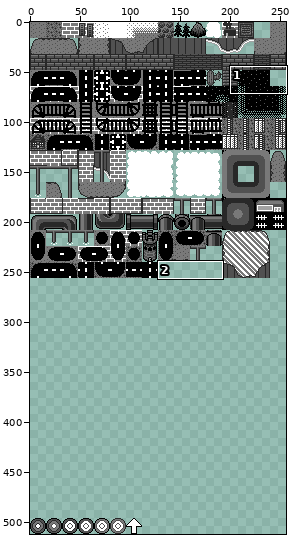
Sprite sheet -- bin/assets/img/tilesets/ow.png. Above: a wide view before the commit, with the close-up outlined.
Close-up. Before the edit:
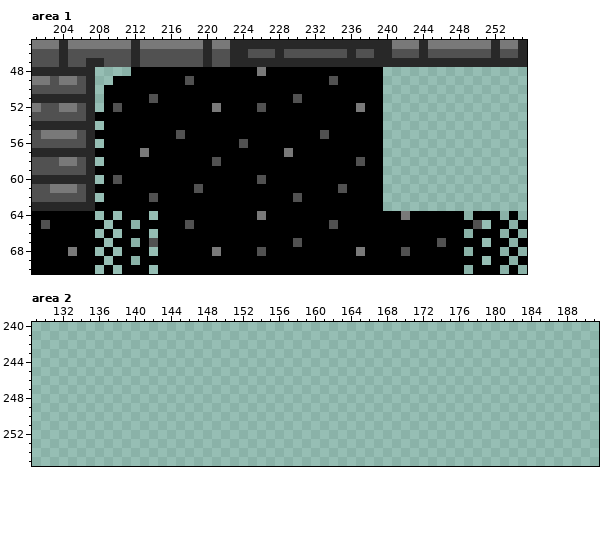
The file is 256x512 pixels. Shown: area 1: x 201..255, y 45..70; area 2: x 129..191, y 240..255.
The result:
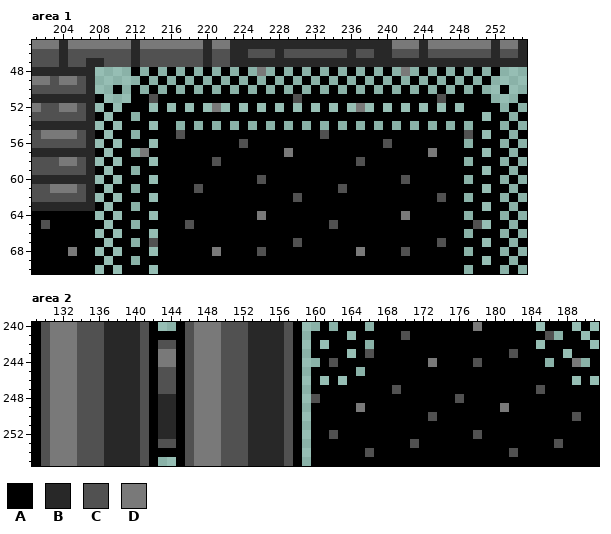
Palette (. is transparent): A #000000  B #282828  C #515151  D #797979
The exact change:
Area 1:
y 48: x 213 A -> .; x 215 A -> .; x 217 A -> .; x 219 A -> .; x 221 A -> .; x 223 A -> .; x 225 A -> .; x 227 A -> .; x 229 A -> .; x 231 A -> .; x 233 A -> .; x 235 A -> .; x 237 A -> .; x 239..240 A. -> .A; x 242 . -> D; x 244 . -> A; x 246 . -> A; x 248 . -> A; x 250 . -> A; x 252 . -> A
y 49: x 210..212 AAA -> ...; x 214 A -> .; x 216 A -> .; x 218 C -> .; x 220 A -> .; x 222 A -> .; x 224 A -> .; x 226 A -> .; x 228 A -> .; x 230 A -> .; x 232 A -> .; x 234 C -> .; x 236 A -> .; x 238 A -> .; x 241 . -> A; x 243 . -> A; x 245 . -> A; x 247 . -> A; x 249 . -> A; x 251 . -> A
y 50: x 209 A -> .; x 211 A -> .; x 213 A -> .; x 215 A -> .; x 217 A -> .; x 219 A -> .; x 221 A -> .; x 223 A -> .; x 225 A -> .; x 227 A -> .; x 229 A -> .; x 231 A -> .; x 233 A -> .; x 235 A -> .; x 237 A -> .; x 239..240 A. -> .A; x 242 . -> A; x 244 . -> A; x 246 . -> A; x 248 . -> A; x 250 . -> A; x 253 . -> A
y 51: x 208..211 .AAA -> A...; x 240..251 ............ -> AAAAAACAAAAA; x 255 . -> A
y 52: x 210 C -> .; x 214 A -> .; x 216 A -> .; x 218 A -> .; x 220 A -> .; x 222 A -> .; x 224 A -> .; x 226 C -> .; x 228 A -> .; x 230 A -> .; x 232 A -> .; x 234 A -> .; x 236 A -> .; x 238 A -> .; x 241 . -> A; x 243 . -> A; x 245 . -> A; x 247 . -> A; x 249..252 .... -> AAAA; x 254 . -> A
y 53: x 209 A -> .; x 212 A -> .; x 240..250 ........... -> AAAAAAAAAAA; x 252..253 .. -> AA; x 255 . -> A
y 54: x 210 A -> .; x 214 A -> .; x 217 A -> .; x 219 A -> .; x 221 A -> .; x 223 A -> .; x 225 A -> .; x 227 A -> .; x 229 A -> .; x 231 A -> .; x 233 A -> .; x 235 A -> .; x 237 A -> .; x 239..240 A. -> .A; x 242 . -> A; x 244 . -> A; x 246 . -> A; x 248 . -> A; x 250..252 ... -> AAA; x 254 . -> A
y 55: x 209 A -> .; x 212 A -> .; x 240..250 ........... -> AAAAAAAAACA; x 252..253 .. -> AA; x 255 . -> A
y 56: x 210 A -> .; x 214 A -> .; x 240..248 ......... -> CAAAAAAAA; x 250..252 ... -> AAA; x 254 . -> A
y 57: x 209 A -> .; x 212 A -> .; x 240..250 ........... -> AAAAADAAAAA; x 252..253 .. -> AA; x 255 . -> A
y 58: x 210 A -> .; x 214 A -> .; x 240..248 ......... -> AAAAAAAAA; x 250..252 ... -> AAA; x 254 . -> A
y 59: x 209 A -> .; x 212 A -> .; x 240..250 ........... -> AAAAAAAAAAA; x 252..253 .. -> AA; x 255 . -> A
y 60: x 210 C -> .; x 214 A -> .; x 240..248 ......... -> AACAAAAAA; x 250..252 ... -> AAA; x 254 . -> A
y 61: x 209 A -> .; x 212 A -> .; x 240..250 ........... -> AAAAAAAAAAA; x 252..253 .. -> AA; x 255 . -> A
y 62: x 210 A -> .; x 214 C -> .; x 240..248 ......... -> AAAAAACAA; x 250..252 ... -> AAA; x 254 . -> A
y 63: x 209 A -> .; x 212 A -> .; x 240..250 ........... -> AAAAAAAAAAA; x 252..253 .. -> AA; x 255 . -> A
Area 2:
y 240: x 129..142 .............. -> ACDDDCCCBBBBCA; x 145..158 .............. -> ACDDDCCCBBBBCA; x 161 . -> A; x 163..165 ... -> AAA; x 167..184 .................. -> AAAAAAAAAAADAAAAAA; x 186..188 ... -> AAA; x 190 . -> A
y 241: x 129..158 .............................. -> ACDDDCCCBBBBCAAAACDDDCCCBBBBCA; x 160..163 .... -> AAAA; x 165..186 ...................... -> AAAAACAAAAAAAAAAAAAAAC; x 188..189 .. -> AA; x 191 . -> A
y 242: x 129..158 .............................. -> ACDDDCCCBBBBCACCACDDDCCCBBBBCA; x 160 . -> A; x 162..165 .... -> AAAA; x 167..184 .................. -> AAAAAAAAAAAAAAAAAA; x 186..190 ..... -> AAAAA
y 243: x 129..158 .............................. -> ACDDDCCCBBBBCADDACDDDCCCBBBBCA; x 160..163 .... -> AAAA; x 165..187 ....................... -> ACAAAAAAAAAAAAAAACAAAAA; x 189..191 ... -> AAA
y 244: x 129..158 .............................. -> ACDDDCCCBBBBCADDACDDDCCCBBBBCA; x 161..185 ......................... -> ACAAAAAAAAAADAAAACAAAAAAA; x 187..189 ... -> AAD; x 191 . -> A
y 245: x 129..158 .............................. -> ACDDDCCCBBBBCACCACDDDCCCBBBBCA; x 160..164 ..... -> AAAAA; x 166..191 .......................... -> AAAAAAAAAAAAAAAAAAAAAAAAAA
y 246: x 129..158 .............................. -> ACDDDCCCBBBBCACCACDDDCCCBBBBCA; x 160 . -> A; x 162 . -> A; x 164..188 ......................... -> AAAAAAAAAAAAAAAAAAAAAAAAA; x 190 . -> A
y 247: x 129..158 .............................. -> ACDDDCCCBBBBCACCACDDDCCCBBBBCA; x 160..191 ................................ -> AAAAAAAAACAAAAAAAAAAAAAAACAAAAAA
y 248: x 129..158 .............................. -> ACDDDCCCBBBBCABBACDDDCCCBBBBCA; x 160..191 ................................ -> CAAAAAAAAAAAAAAACAAAAAAAAAAAAAAA
y 249: x 129..158 .............................. -> ACDDDCCCBBBBCABBACDDDCCCBBBBCA; x 160..191 ................................ -> AAAAADAAAAAAAAAAAAAAADAAAAAAAAAA
y 250: x 129..158 .............................. -> ACDDDCCCBBBBCABBACDDDCCCBBBBCA; x 160..191 ................................ -> AAAAAAAAAAAAACAAAAAAAAAAAAAAACAA
y 251: x 129..158 .............................. -> ACDDDCCCBBBBCABBACDDDCCCBBBBCA; x 160..191 ................................ -> AAAAAAAAAAAAAAAAAAAAAAAAAAAAAAAA
y 252: x 129..158 .............................. -> ACDDDCCCBBBBCABBACDDDCCCBBBBCA; x 160..191 ................................ -> AACAAAAAAAAAAAAAAACAAAAAAAAAAAAA
y 253: x 129..158 .............................. -> ACDDDCCCBBBBCACCACDDDCCCBBBBCA; x 160..191 ................................ -> AAAAAAAAAAACAAAAAAAAAAAAAAACAAAA
y 254: x 129..158 .............................. -> ACDDDCCCBBBBCAAAACDDDCCCBBBBCA; x 160..191 ................................ -> AAAAAACAAAAAAAAAAAAAAACAAAAAAAAA
y 255: x 129..142 .............. -> ACDDDCCCBBBBCA; x 145..158 .............. -> ACDDDCCCBBBBCA; x 160..191 ................................ -> AAAAAAAAAAAAAAAAAAAAAAAAAAAAAAAA
Pixel boxes of the changes (left, top, right, bottom) in both close-ups:
changed: (95, 67, 527, 211)
added: (32, 322, 599, 466)
